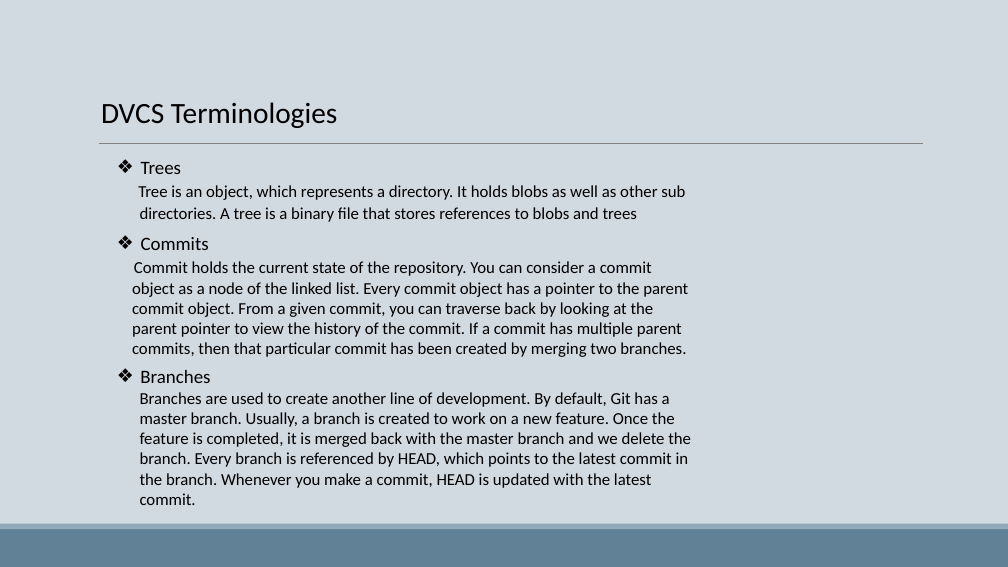
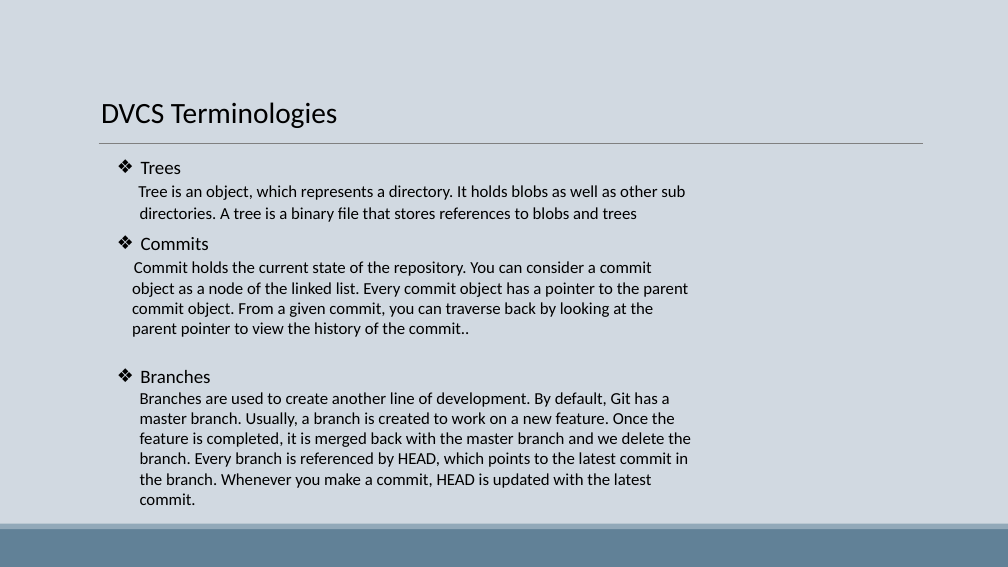
Before and after one commit to manarabdi1/Test-plan, a slide deck: slide 5 of Git VS SVN.pptm. Drawn at 1008x567 pixels with LibreOffice and Linux fonts; fonts in the diff are those of the drawing. Boxes give left, top, right and bottom in pixels: in the first picture for what was removed or moved away, otherwise in the second. Text is boxed around its words. In the diff, an @@ line names an element or a change of style, - is before the commit and + after.

```diff
--- a/Git VS SVN.pptm
+++ b/Git VS SVN.pptm
@@ text at (x1=132, y1=322, x2=469, y2=337): text changed @@
-parent pointer to view the history of the commit. If a commit has multiple parent
-commits, then that particular commit has been created by merging two branches.
+parent pointer to view the history of the commit..
```
Also in this commit, not shown: 5 other slides changed, 2 slides added, 1 slide removed, 1 other file.
